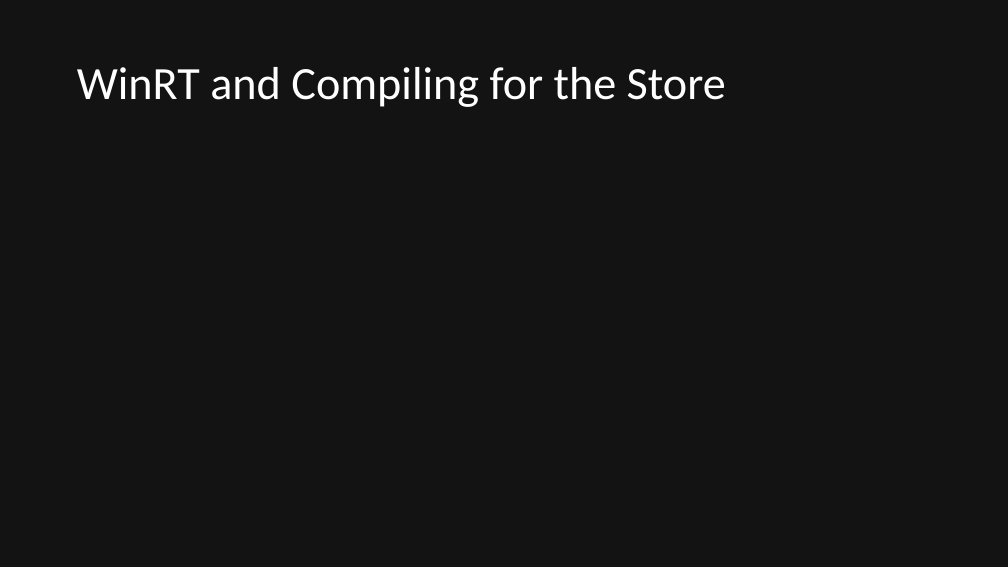
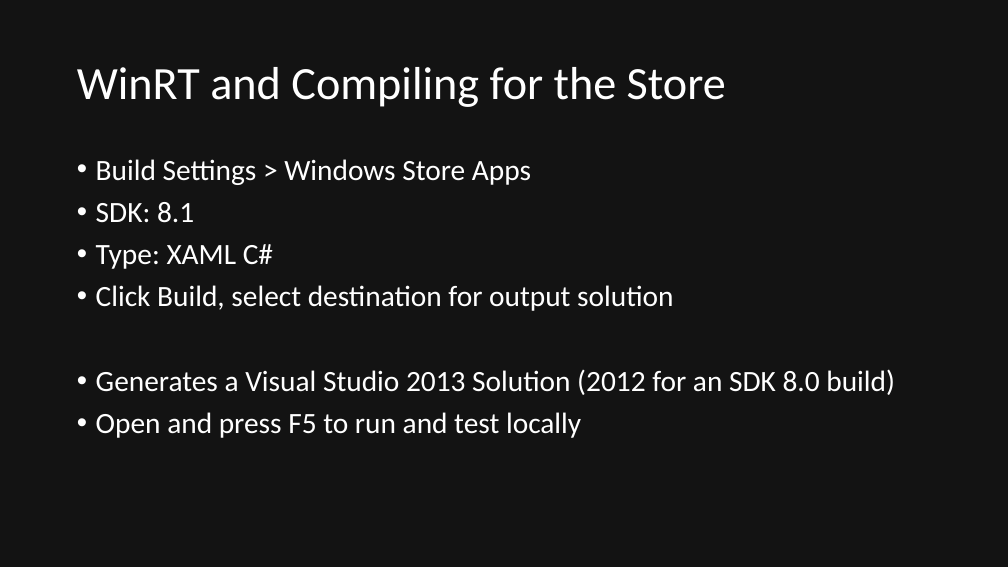
Before and after one commit to quandtm/UnitySTWorkshop, a slide deck: slide 29 of ST_Unity_101.pptx. Drawn at 1008x567 pixels with LibreOffice and Linux fonts; fonts in the diff are those of the drawing. Boxes give left, top, right and bottom in pixels: in the first picture for what was removed or moved away, otherwise in the second. Text is boxed around its words. In the diff, an @@ line names an element or a change of style, - is before the commit and + after.

```diff
--- a/ST_Unity_101.pptx
+++ b/ST_Unity_101.pptx
@@ text added at [96, 159, 895, 438], 28 pt, text #FFFFFF @@
+• Build Settings > Windows Store Apps
+• SDK: 8.1
+• Type: XAML C#
+• Click Build, select destination for output solution
+• Generates a Visual Studio 2013 Solution (2012 for an SDK 8.0 build)
+• Open and press F5 to run and test locally
```
Also in this commit, not shown: 4 other slides changed, 2 slides added, 1 slide removed.
